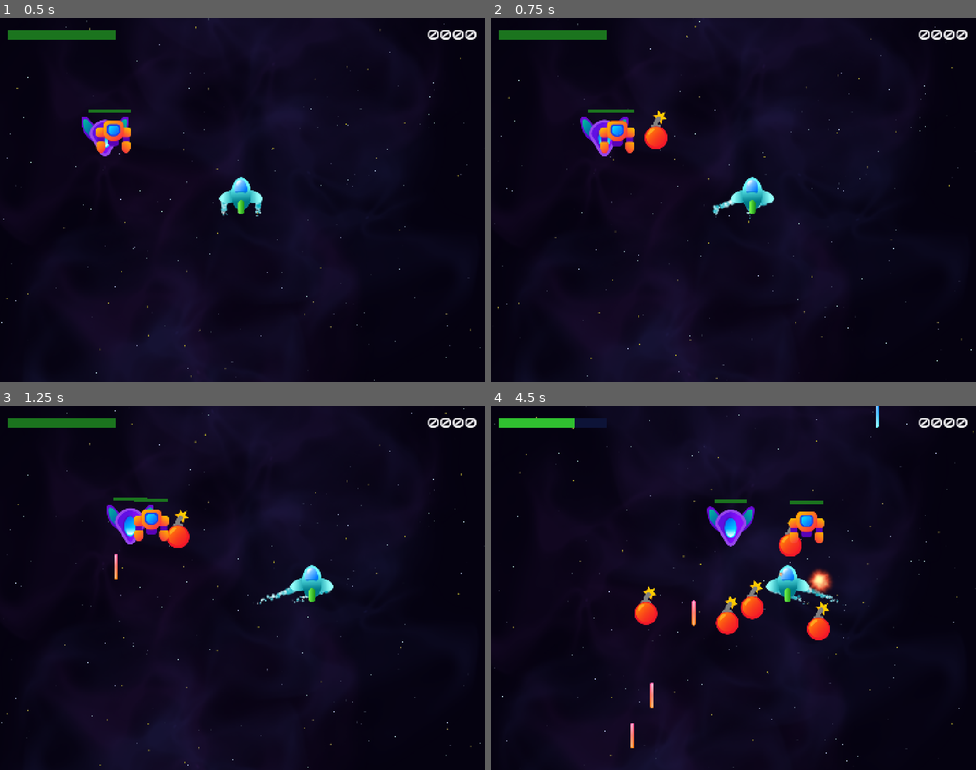
Above: before the commit, frames 1-4 (two rows, left to right).
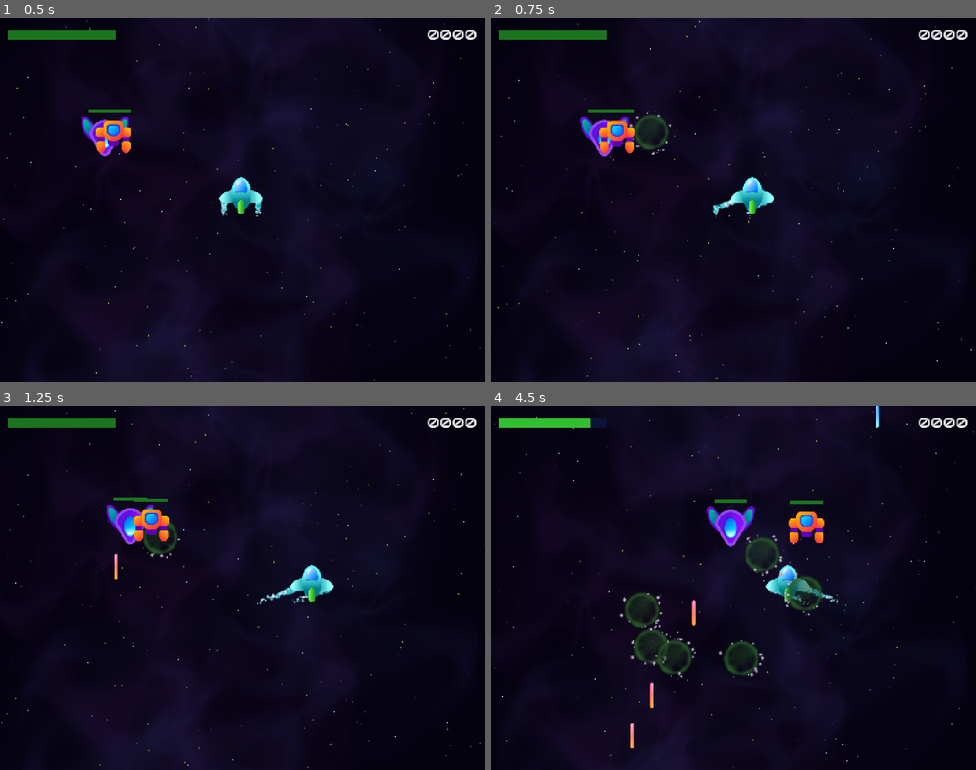
Above: after the commit, the same moments.

Repository: DaveM7788/space-ace-46
Game: Godot game, scene res://Scenes/Level/level.tscn
The game is run twice, just before and just after one commit, with the same random seed, the same clock (stepped at 60 frames per second) and the same inputs. Sound files missing from this copy of the repository are replaced by a short silence.
Inputs:
- Up to frame 1 (0.5 s): no input
- Up to frame 2 (0.75 s): hold D (right) from 0.53 s (still down); hold T (test) from 0.53 s (still down)
- Up to frame 3 (1.25 s): keep holding D (right); keep holding T (test)
- Up to frame 4 (4.5 s): release D (right) at 1.28 s; release T (test) at 1.28 s; hold S (down) 1.28-2.03 s; tap Space (shoot) at 1.35, 3.6 s; tap T (test) at 1.55, 2.85, 4.35 s; hold D (right) 2.03-2.78 s; hold T (test) 2.03-2.78 s; hold W (up) 2.78-3.53 s; hold T (test) 3.53-4.28 s; hold A (left) from 3.53 s (still down)

Frame 1 is identical in both runs. In frame 2, 0.5% of the frame differs, in the area x 28-38%, y 25-38%; in frame 3, 0.5%; in frame 4, 4.0%, in the area x 17-71%, y 3-76%.

Commit message:
add power up
Power up scene

Diff:
--- a/Scenes/Level/level.tscn
+++ b/Scenes/Level/level.tscn
@@ -3,7 +3,7 @@
 [ext_resource type="PackedScene" uid="uid://btx2hjtk0ch8q" path="res://Scenes/Background/background.tscn" id="1_1ov45"]
 [ext_resource type="PackedScene" uid="uid://datl8gs6gwbx2" path="res://Scenes/Player/player.tscn" id="1_iheil"]
 [ext_resource type="PackedScene" uid="uid://do7dfdwda6f0s" path="res://Scenes/ObjectContainer/object_container.tscn" id="3_06ioy"]
-[ext_resource type="PackedScene" uid="uid://b6bbybedpuoyn" path="res://Scenes/Projectiles/enemy_bomb.tscn" id="4_362x8"]
+[ext_resource type="PackedScene" uid="uid://c10jsud2nr3f7" path="res://Scenes/PowerUp/power_up.tscn" id="4_unl86"]
 [ext_resource type="Texture2D" uid="uid://dprqbgn7s2x1i" path="res://Assets/Images/Enemy1.png" id="5_7i4w6"]
 [ext_resource type="PackedScene" uid="uid://dmu6e53qscsqx" path="res://Components/Movement/targeted_mover.tscn" id="6_q8n36"]
 [ext_resource type="Texture2D" uid="uid://cwglbn1jaqif5" path="res://Assets/Images/HomingMissile.png" id="7_362x8"]
@@ -26,7 +26,7 @@
 position = Vector2(716, 528)
 
 [node name="ObjectContainer" parent="." unique_id=754852522 instance=ExtResource("3_06ioy")]
-test_scene = ExtResource("4_362x8")
+test_scene = ExtResource("4_unl86")
 
 [node name="Sprite2D" type="Sprite2D" parent="." unique_id=1126987489]
 visible = false
--- /dev/null
+++ b/Scenes/PowerUp/power_up.gd
@@ -0,0 +1,5 @@
+class_name PowerUp extends Poolable
+
+
+func _on_life_timer_timeout() -> void:
+	deactivate()
--- /dev/null
+++ b/Scenes/PowerUp/power_up.tscn
@@ -0,0 +1,49 @@
+[gd_scene format=3 uid="uid://c10jsud2nr3f7"]
+
+[ext_resource type="Script" uid="uid://d18yyrw7chs3q" path="res://Scenes/PowerUp/power_up.gd" id="1_5mfs4"]
+[ext_resource type="Texture2D" uid="uid://dj8gjjm5thevc" path="res://Assets/Textures/light_03.png" id="1_ndlpc"]
+[ext_resource type="PackedScene" uid="uid://bdv68xvijcf24" path="res://Components/Movement/mover.tscn" id="3_5plbf"]
+[ext_resource type="Texture2D" uid="uid://bm56185fgccmh" path="res://Assets/Textures/MagicSmall.png" id="4_5plbf"]
+
+[sub_resource type="Curve" id="Curve_t6x1m"]
+_data = [Vector2(0, 0.022006154), 0.0, 0.0, 0, 0, Vector2(0.38709676, 0.9933469), 0.0, 0.0, 0, 0, Vector2(1, 0), 0.0, 0.0, 0, 0]
+point_count = 3
+
+[sub_resource type="Gradient" id="Gradient_o7jig"]
+colors = PackedColorArray(0.7647059, 0.64705884, 0.8156863, 1, 0.7882353, 0.8392157, 0.8784314, 1)
+
+[node name="PowerUp" type="Node2D" unique_id=2068675071]
+script = ExtResource("1_5mfs4")
+
+[node name="Sprite2D" type="Sprite2D" parent="." unique_id=590002389]
+self_modulate = Color(0.18271452, 0.38962415, 0.18442798, 1)
+scale = Vector2(0.25, 0.25)
+texture = ExtResource("1_ndlpc")
+
+[node name="Mover" parent="." unique_id=109025389 instance=ExtResource("3_5plbf")]
+speed = 100.0
+rotation_speed_degrees = 10.0
+direction = Vector2(0, 1)
+
+[node name="LifeTimer" type="Timer" parent="." unique_id=1819677948]
+wait_time = 10.0
+one_shot = true
+
+[node name="Effects" type="CPUParticles2D" parent="." unique_id=44917043]
+amount = 24
+texture = ExtResource("4_5plbf")
+lifetime = 2.0
+preprocess = 5.0
+local_coords = true
+emission_shape = 6
+emission_ring_inner_radius = 50.0
+emission_ring_radius = 65.0
+gravity = Vector2(0, 0)
+orbit_velocity_min = 0.1
+orbit_velocity_max = 0.2
+scale_amount_min = 0.8
+scale_amount_max = 1.2
+scale_amount_curve = SubResource("Curve_t6x1m")
+color_initial_ramp = SubResource("Gradient_o7jig")
+
+[connection signal="timeout" from="LifeTimer" to="." method="_on_life_timer_timeout"]
Not shown, added: Scenes/PowerUp/power_up.gd.uid
